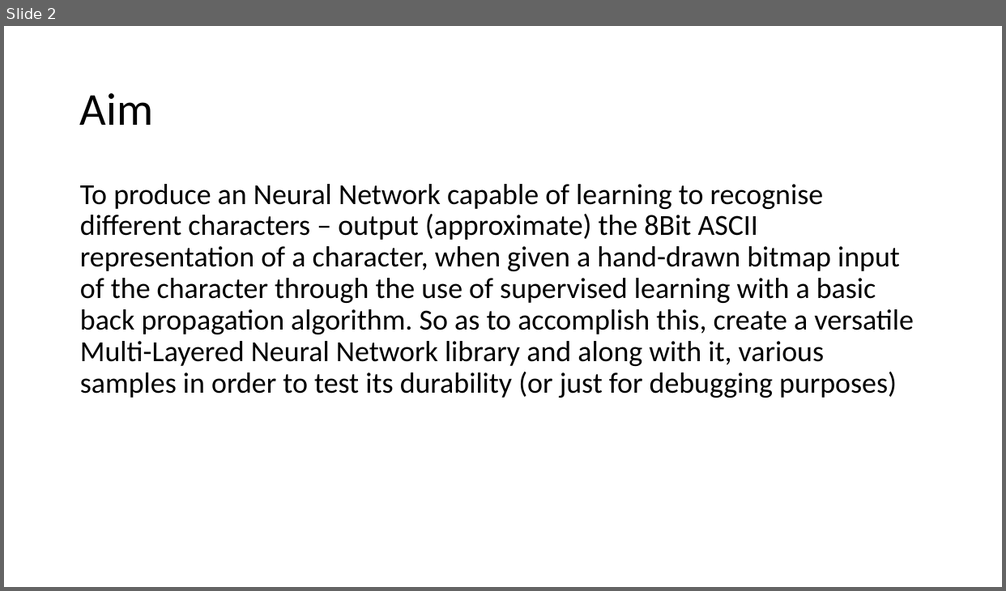
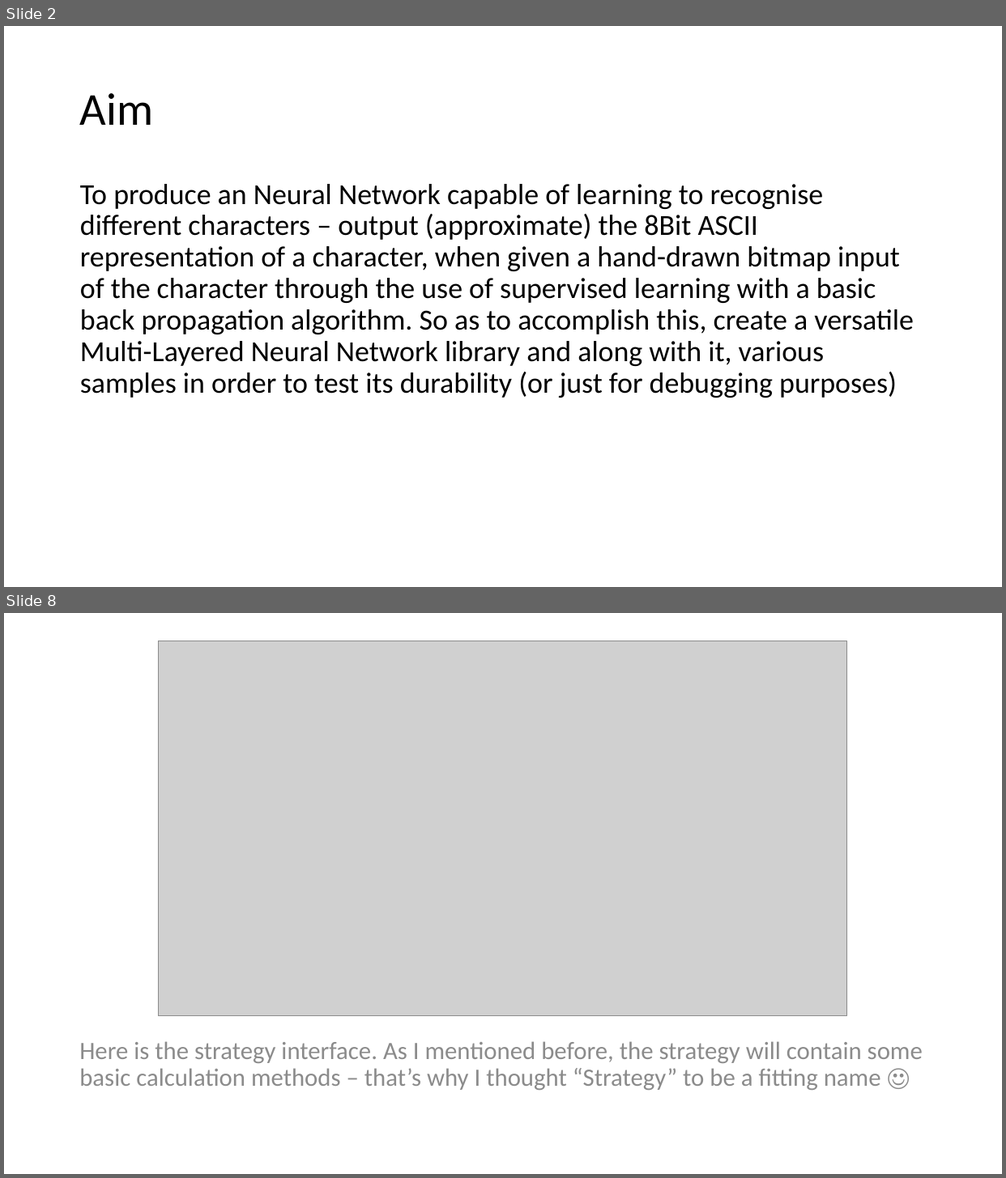
Before and after one commit to PixelZerg/NeuroOCR, a slide deck: NeuroOCR-DevelopmentDocumentation.pptx. Shown one above the other, each under a label of ours: slide 2 before the commit, slides 2 and 8 after it; the slides between them are not shown. The pictures are 1006x591 and 1006x1178 pixels, drawn with LibreOffice and Linux fonts; fonts in the diff are those of the drawing; grey boxes stand for pictures. Boxes give left, top, right and bottom in pixels: in the first picture for what was removed or moved away, otherwise in the second. Text is boxed around its words. In the diff, an @@ line names an element or a change of style, - is before the commit and + after.

```diff
--- a/NeuroOCR-DevelopmentDocumentation.pptx
+++ b/NeuroOCR-DevelopmentDocumentation.pptx
@@ slide 8 added at [4, 613, 1002, 1174], background #FFFFFF @@
@@ picture added at [158, 641, 847, 1016] @@
@@ text added at [79, 1041, 923, 1090], 24 pt, text #8C8C8C @@
+Here is the strategy interface. As I mentioned before, the strategy will contain some basic calculation methods – that’s why I thought “Strategy” to be a fitting name ☺
```
Also in this commit, not shown: 1 slide changed, 7 other slides added, 11 other files.
